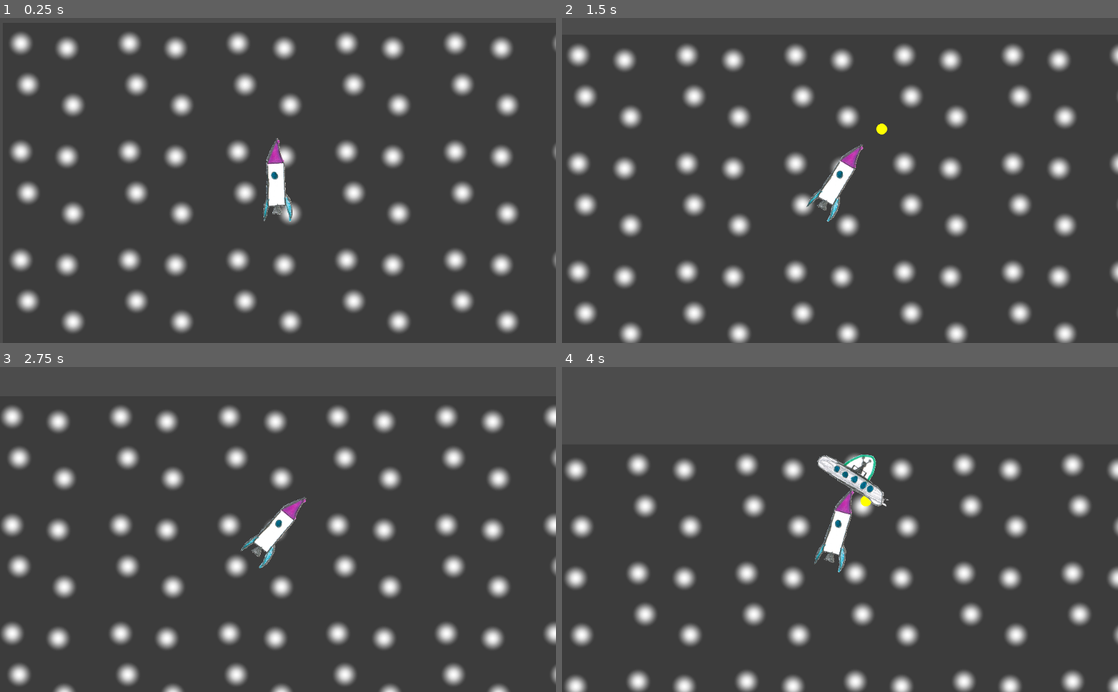
Above: before the commit, frames 1-4 (two rows, left to right).
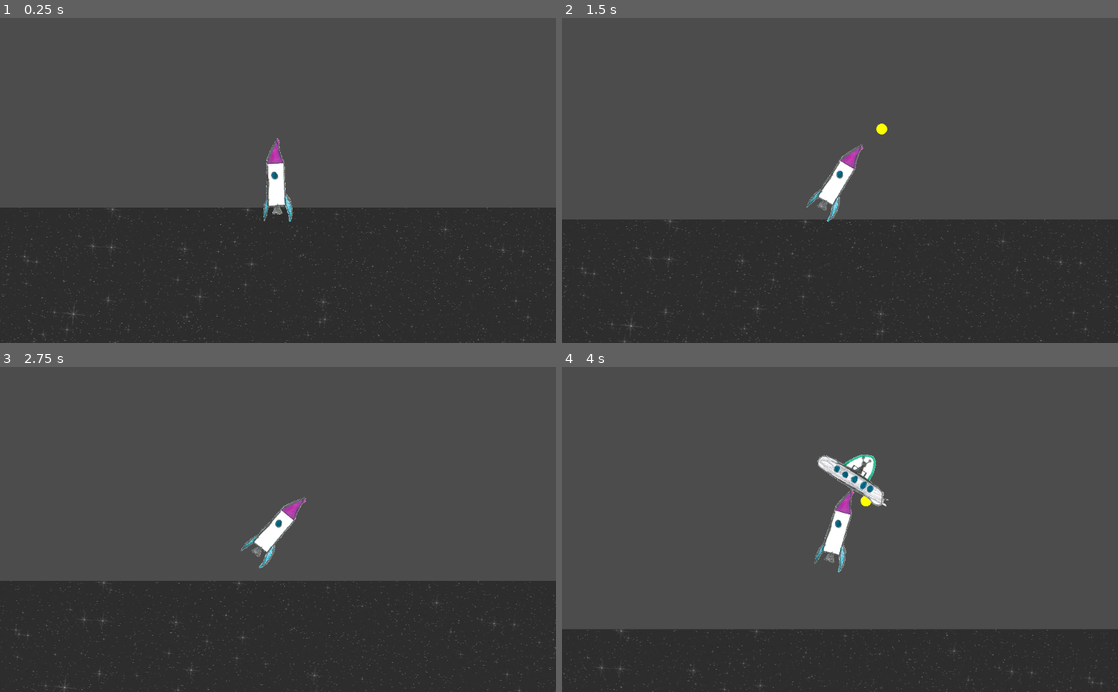
Above: after the commit, the same moments.

Repository: the-g-force/FamJam-April2020
Game: Godot game, scene res://src/Level.tscn
Same seed, same stepped clock (60 frames per second), same inputs: the game is played once before the commit and once after it.
Inputs:
- Up to frame 1 (0.25 s): no input
- Up to frame 2 (1.5 s): hold Right (TurnRight) 0.53-1.28 s; tap Space (Fire) at 0.6, 1.35 s; hold Left (TurnLeft) from 1.28 s (still down)
- Up to frame 3 (2.75 s): release Left (TurnLeft) at 2.03 s; hold Right (TurnRight) from 2.03 s (still down); tap Space (Fire) at 2.1 s
- Up to frame 4 (4 s): release Right (TurnRight) at 2.78 s; hold Up (Thrust) 2.78-3.53 s; tap Space (Fire) at 2.85, 3.6 s; hold Left (TurnLeft) from 3.53 s (still down)

The runs differ from the first frame. In frame 1, 13% of the frame differs, in the area x 0-100%, y 4-100%; in frame 2, 12%; in frame 3, 12%; in frame 4, 9.7%.

Commit message:
Add explosions

Diff:
--- a/project/src/Level.tscn
+++ b/project/src/Level.tscn
@@ -10,6 +10,7 @@
 [node name="Node2D" type="Node2D"]
 
 [node name="Sprite" type="Sprite" parent="."]
+position = Vector2( -1077.78, 341.181 )
 texture = ExtResource( 2 )
 centered = false
 region_enabled = true
Binary file changed: project/assets/background.png
Binary file added: project/assets/explosion/000.png
Not shown, added: project/assets/explosion/000.png.import
Binary file added: project/assets/explosion/001.png
Not shown, added: project/assets/explosion/001.png.import
Binary file added: project/assets/explosion/002.png
Not shown, added: project/assets/explosion/002.png.import
Binary file added: project/assets/explosion/003.png
Not shown, added: project/assets/explosion/003.png.import
